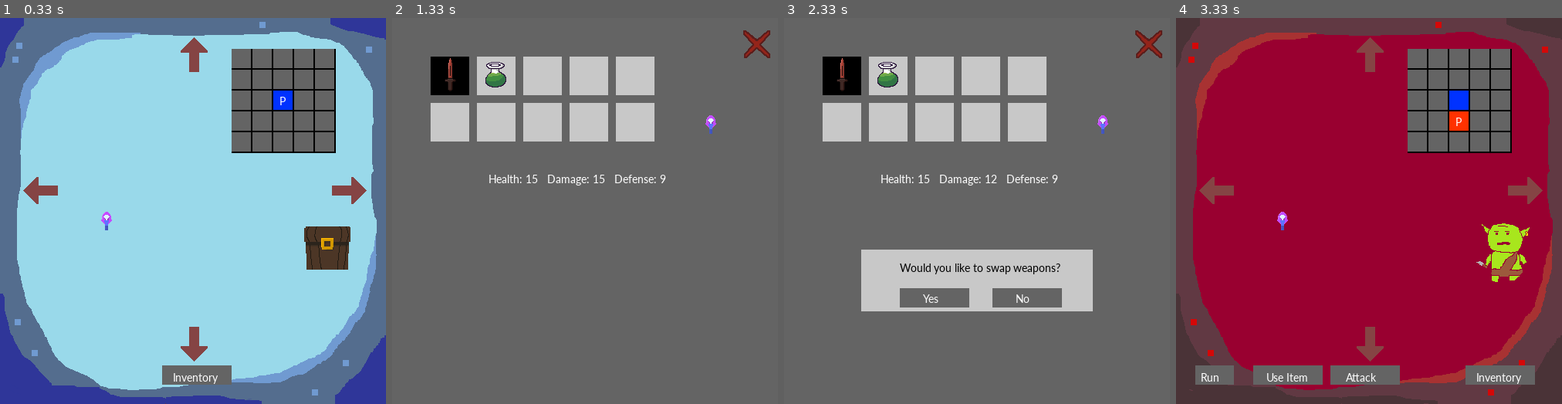
Above: before the commit, frames 1-4 (left to right).
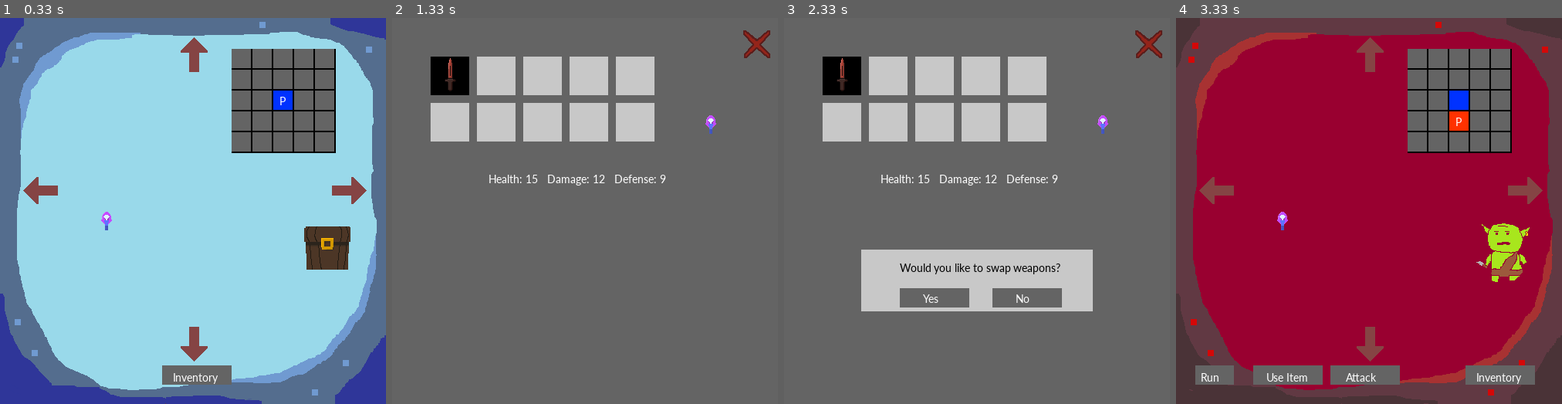
Above: after the commit, the same moments.

Repository: anra8571/csci4448_dungeoncrawler
Game: pygame game, started from main.py
Same seed, same stepped clock (60 frames per second), same inputs: the game is played once before the commit and once after it.
Inputs (mouse positions are in pixels of both pictures, inside the frame that each line leads up to):
- Up to frame 1 (0.33 s): no input
- Up to frame 2 (1.33 s): click "Inventory" at 0.38 s; click (496, 75) at 0.72 s; click "Yes" at 1.05 s
- Up to frame 3 (2.33 s): click (841, 75) at 1.38 s; click "Yes" at 1.72 s; click (841, 75) at 2.05 s
- Up to frame 4 (3.33 s): click "Yes" at 2.38 s; click (1542, 45) at 2.72 s; click (1369, 342) at 3.05 s

Frame 1 is identical in both runs. In frame 2, 0.3% of the frame differs, in the area x 24-56%, y 11-43%; in frame 3, 0.3%; in frame 4, nothing differs.

Commit message:
spell use, removing used items from inventory

Diff:
--- a/main.py
+++ b/main.py
@@ -80,9 +80,17 @@
         self.max_health = 15
         self.health = 15
         self.base_damage = 10
-        self.damage = 15
+        self.buff_damage = 0
+        self.weapon_damage = self.equipped_item.damage
         self.base_defense = 9
-        self.defense = 9
+        self.buff_defense = 0
+
+    def CalcDamage(self):
+        return self.base_damage + self.buff_damage + self.weapon_damage
+
+    def CalcDefense(self):
+        return self.base_defense + self.buff_defense
+
 
     def checkPlayerAlive(self):
         if self.health <= 0:
@@ -132,7 +140,7 @@
             if player.inventory[j][i] is not None:
                 screen.blit(player.sprites_list[j][i].surf, [50 + i*60, 50 + j*60, 50, 50])
     screen.blit(player_sprite.surf, (WIDTH/10 * 8, HEIGHT/4))
-    text = smallfont.render(f"Health: {player.health}   Damage: {player.damage}   Defense: {player.defense}", True, (255, 255, 255))
+    text = smallfont.render(f"Health: {player.health}   Damage: {player.CalcDamage()}   Defense: {player.CalcDefense()}", True, (255, 255, 255))
     screen.blit(text, (WIDTH/4, 200))
 
 # Setup
@@ -279,18 +287,26 @@
             if (not show_inventory) and (currentRoom.roomType == "safe"): # can't change rooms accidentally when inventory is open
                 # clicking on arrow
                 if 235 <= mouse[0] < 270 and 25 <= mouse[1] <= 70 and "North" in validMoves: # northArrow.rect.collidepoint(mouse)
+                    player.buff_damage = 0
+                    player.buff_defense = 0 # remove buffs on room change
                     sprites.ArrowSprite.Clicked(northArrow)
                     currentRoom = room.Room.SpawnRoom(map, currentRoom, (currentRoom.x, currentRoom.y), numDefeated, "north")
                     print("current room coordinates are (" + str(currentRoom.x) + "," + str(currentRoom.y) + ")")
                 elif 430 <= mouse[0] < 475 and 205 <= mouse[1] <= 240 and "East" in validMoves:
+                    player.buff_damage = 0
+                    player.buff_defense = 0 # remove buffs on room change
                     sprites.ArrowSprite.Clicked(eastArrow)
                     currentRoom = room.Room.SpawnRoom(map, currentRoom, (currentRoom.x, currentRoom.y), numDefeated, "east")
                     print("current room coordinates are (" + str(currentRoom.x) + "," + str(currentRoom.y) + ")")
                 elif 235 <= mouse[0] < 270 and 400 <= mouse[1] <= 445 and "South" in validMoves:
+                    player.buff_damage = 0
+                    player.buff_defense = 0 # remove buffs on room change
                     sprites.ArrowSprite.Clicked(southArrow)
                     currentRoom = room.Room.SpawnRoom(map, currentRoom, (currentRoom.x, currentRoom.y), numDefeated, "south")
                     print("current room coordinates are (" + str(currentRoom.x) + "," + str(currentRoom.y) + ")")
                 elif 30 <= mouse[0] < 75 and 205 <= mouse[1] <= 240 and "West" in validMoves:
+                    player.buff_damage = 0
+                    player.buff_defense = 0 # remove buffs on room change
                     sprites.ArrowSprite.Clicked(westArrow)
                     currentRoom = room.Room.SpawnRoom(map, currentRoom, (currentRoom.x, currentRoom.y), numDefeated, "west")
                     print("current room coordinates are (" + str(currentRoom.x) + "," + str(currentRoom.y) + ")")
@@ -397,19 +413,14 @@
                         print("yes clicked")
                         show_prompt = False
                         item_type = selected_item.type
-                        if item_type == "Axe" or item_type == "Rusty Sword" or item_type == "Bow":
+                        if item_type == "Axe" or item_type == "Rusty Sword" or item_type == "Bow": # player is swapping weapons
                             print("swap weapon")
                             player.inventory[inventory_coords[0]][inventory_coords[1]] = player.equipped_item # place equipped weapon into inventory, then put inventory weapon selected to equipped
                             player.equipped_item = selected_item
-                            player.damage = player.equipped_item.damage + player.base_damage # add the base damage of the player to the weapon's damage for total
+                            player.weapon_damage = player.equipped_item.damage
                             player.sprites_list[inventory_coords[0]][inventory_coords[1]] = player.equipped_sprite
-                            if item_type == "Axe":
-                                player.equipped_sprite = sprites.AxeSprite()
-                            elif item_type == "Rusty Sword":
-                                player.equipped_sprite = sprites.RustySwordSprite()
-                            else:
-                                player.equipped_sprite = sprites.BowSprite()
-                        else:
+                            player.equipped_sprite = return_sprite(selected_item)
+                        else: # player is using a spell
                             print("spell selected")
                             if item_type == "Healing":
                                 player.health += selected_item.effect
@@ -418,8 +429,13 @@
                                 print("healing")
                             elif item_type == "Attack Buff":
                                 print("attack buff")
+                                player.buff_damage = selected_item.effect
                             else: # defense buff
                                 print("defense buff")
+                                player.buff_defense = selected_item.effect
+                            # remove spell from inventory and sprites list (one time use)
+                            player.inventory[inventory_coords[0]][inventory_coords[1]] = None
+                            player.sprites_list[inventory_coords[0]][inventory_coords[1]] = None
 
                     elif 270 <= mouse[0] <= 360 and 350 <= mouse[1] <= 375:
                         print("no clicked")
@@ -450,7 +466,7 @@
                 # Clicked Attack button
                 if 200 <= mouse[0] <= 290 and 450 <= mouse[1] <= 475:
                     print(f"Attack: player health {player.health} and monster health {currentRoom.monster.health}")
-                    currentRoom.monster.takeDamage(player.damage)
+                    currentRoom.monster.takeDamage(player.CalcDamage())
                     if (currentRoom.monster.checkAlive()):
                         print("The monster has died")
                         currentRoom.DefeatedRoom()
@@ -459,8 +475,8 @@
                         action = currentRoom.monster.pickAction()
                         print(f"Monster Action: {action}")
                         if action[0] == "attack":
-                            if action[1] > player.defense:
-                                player.health -= action[1] - player.defense
+                            if action[1] > player.CalcDefense():
+                                player.health -= action[1] - player.CalcDefense()
                         print(f"End Attack: player health {player.health} and monster health {currentRoom.monster.health}")
 
 
@@ -474,6 +490,8 @@
                     if chance < 0.3:
                         print("run away successfully")
                         #TODO lose an item in inventory
+                        player.buff_damage = 0
+                        player.buff_defense = 0 # spell buffs are removed upon room change
                         newRoom = random.choice(validMoves)
                         print(newRoom)
                         if newRoom == "North": # northArrow.rect.collidepoint(mouse)
@@ -498,8 +516,8 @@
                         action = currentRoom.monster.pickAction()
                         print(f"Monster Action: {action}")
                         if action[0] == "attack":
-                            if action[1] > player.defense:
-                                player.health -= action[1] - player.defense
+                            if action[1] > player.CalcDefense():
+                                player.health -= action[1] - player.CalcDefense()
                             if player.checkPlayerAlive() == False:
                                 print("Player has died")
                         print(f"End Attack: player health {player.health} and monster health {currentRoom.monster.health}")
